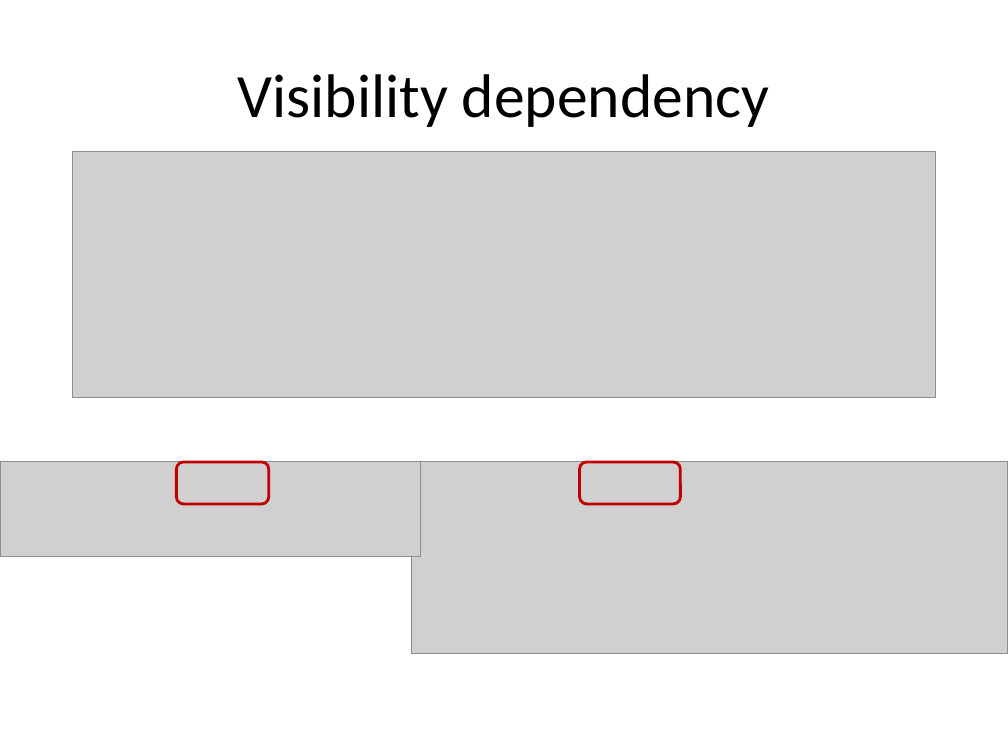
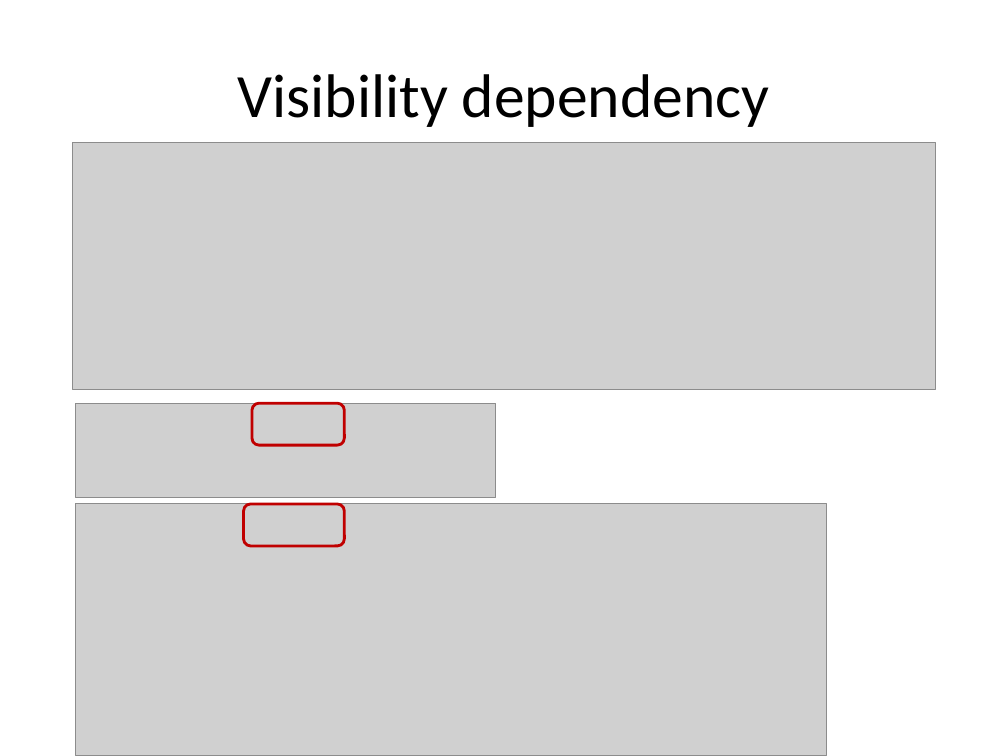
Before and after one commit to lesfurets/mdl4ui, a slide deck: slide 29 of mdl4ui-docs/mdl4ui_cg2013.pptx. Drawn at 1008x756 pixels with LibreOffice and Linux fonts; fonts in the diff are those of the drawing; grey boxes stand for pictures; background and template pictures are left out. Boxes give left, top, right and bottom in pixels: in the first picture for what was removed or moved away, otherwise in the second. Text is boxed around its words. In the diff, an @@ line names an element or a change of style, - is before the commit and + after.

Commit message:
update slides with screenshot with new group rendering

```diff
--- a/mdl4ui-docs/mdl4ui_cg2013.pptx
+++ b/mdl4ui-docs/mdl4ui_cg2013.pptx
@@ picture: place and size @@
-picture at [73, 151, 936, 397]
+picture at [73, 143, 936, 389]
@@ picture: place and size @@
-picture at [0, 462, 420, 556]
+picture at [76, 403, 496, 498]
@@ rounded rectangle: place and size @@
-rounded rectangle at [176, 462, 269, 504]
+rounded rectangle at [252, 403, 345, 446]
@@ picture removed at [411, 462, 1008, 653] @@
@@ picture added at [76, 504, 827, 756] @@
@@ rounded rectangle: place and size @@
-rounded rectangle at [580, 462, 680, 504]
+rounded rectangle at [244, 504, 345, 546]
```
Also in this commit, not shown: 4 other slides changed, 2 other files.
